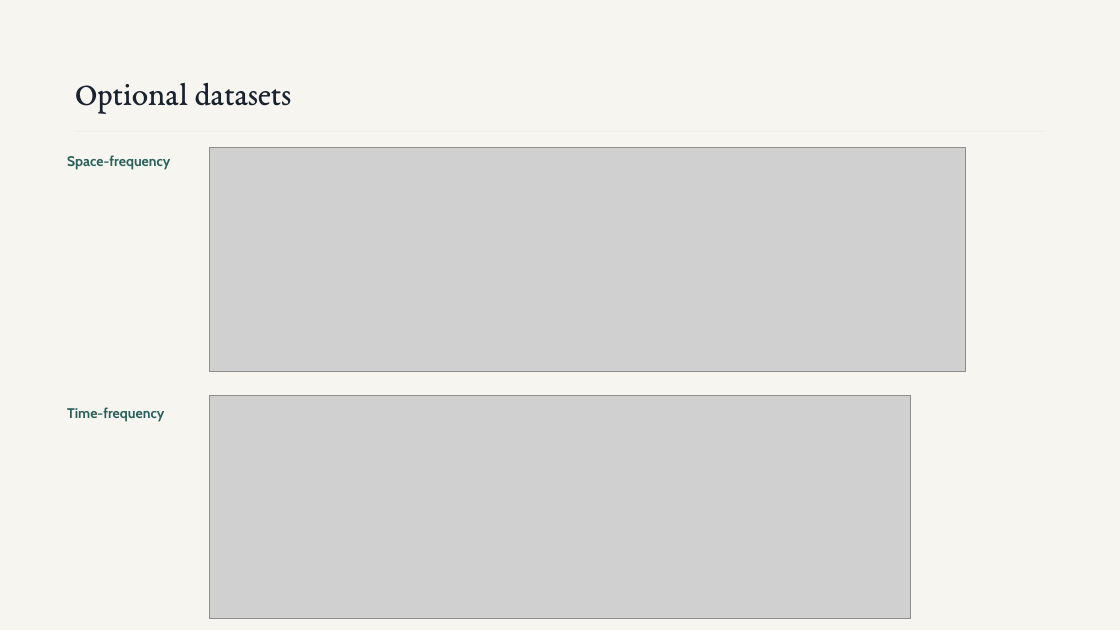
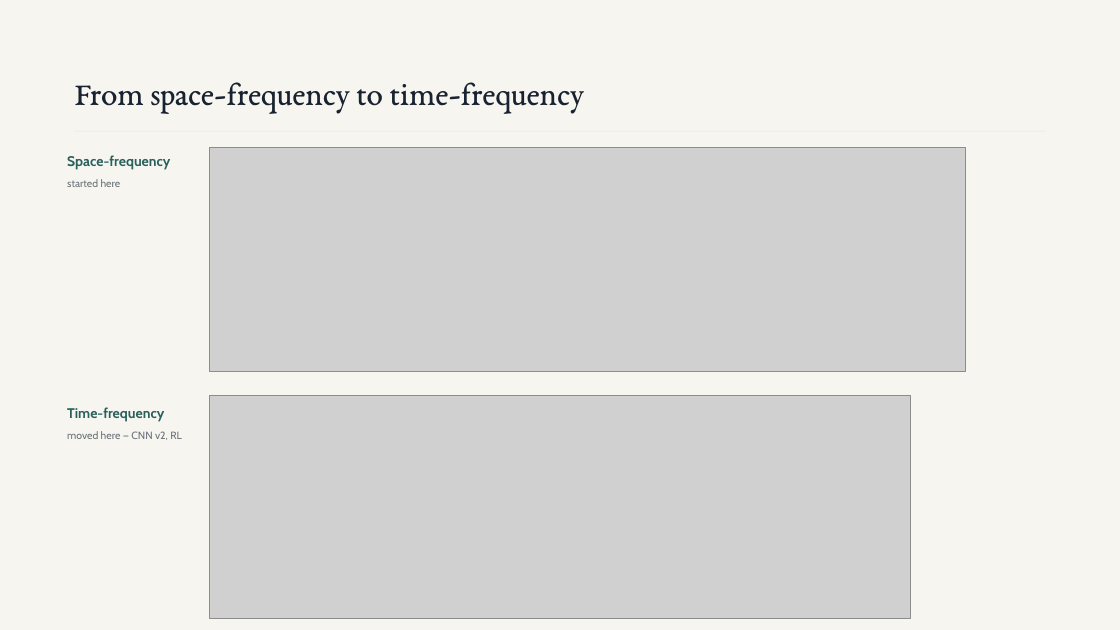
Before and after one commit to tal-pardo/model_based_pilot_allocation, a slide deck: slide 15 of Adaptive Pilot allocation - Research Presentation.pptx. Drawn at 1120x630 pixels with LibreOffice and Linux fonts; fonts in the diff are those of the drawing; grey boxes stand for pictures. Boxes give left, top, right and bottom in pixels: in the first picture for what was removed or moved away, otherwise in the second. Text is boxed around its words. In the diff, an @@ line names an element or a change of style, - is before the commit and + after.

```diff
--- a/Adaptive Pilot allocation - Research Presentation.pptx
+++ b/Adaptive Pilot allocation - Research Presentation.pptx
@@ title at bbox=[75, 82, 584, 114]: text changed @@
-Optional datasets
+From space-frequency to time-frequency
@@ text at bbox=[67, 179, 121, 187]: paragraph added @@
+started here
@@ text at bbox=[67, 431, 182, 440]: paragraph added @@
+moved here — CNN v2, RL
```
Also in this commit, not shown: 4 other slides changed, 3 slides added, 5 slides removed, 4 other files.
